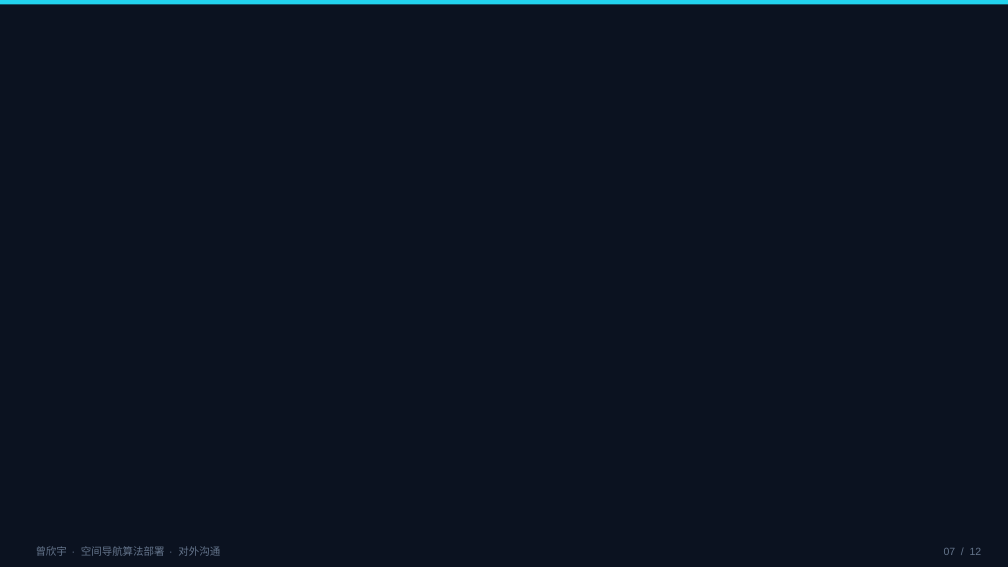
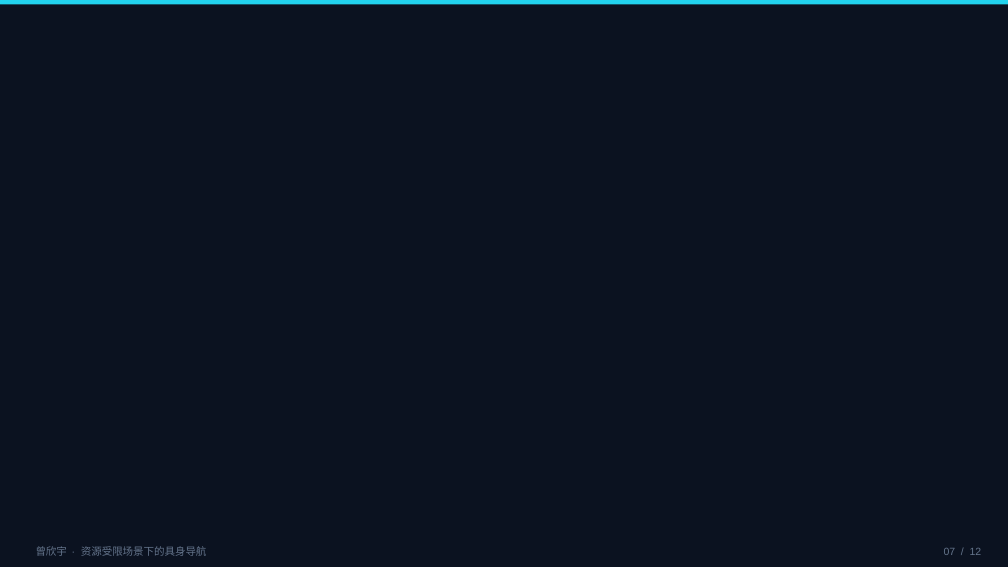
Before and after one commit to zxinyu-robot/MotionSLAM_ws, a slide deck: slide 7 of docs/_inbox/曾欣宇_空间导航算法部署_课展示.pptx. Drawn at 1008x567 pixels with LibreOffice and Linux fonts; fonts in the diff are those of the drawing; background and template pictures are left out. Boxes give left, top, right and bottom in pixels: in the first picture for what was removed or moved away, otherwise in the second. Text is boxed around its words. In the diff, an @@ line names an element or a change of style, - is before the commit and + after.

```diff
--- a/docs/_inbox/曾欣宇_空间导航算法部署_课展示.pptx
+++ b/docs/_inbox/曾欣宇_空间导航算法部署_课展示.pptx
@@ text at [36,546,207,556]: text changed @@
-曾欣宇 · 空间导航算法部署 · 对外沟通
+曾欣宇 · 资源受限场景下的具身导航
```
Also in this commit, not shown: 8 other slides changed, 3 slides added, 3 slides removed.
